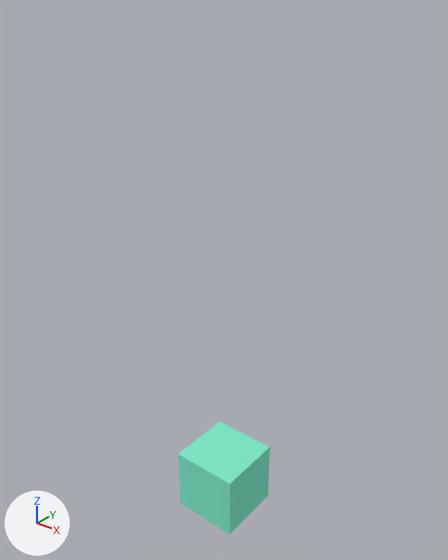
Two versions of the Blender file tmp/brick.blend, one commit apart.
Camera for both pictures: a camera (50 mm lens) standing at (1.78, -2.23, 3.03) and looking at (-0.04, 0.05, 1.62). Arrows for +X, +Y and +Z are at lower left; the lights stay in place. The same objects are shown in both versions, whatever each file hides.
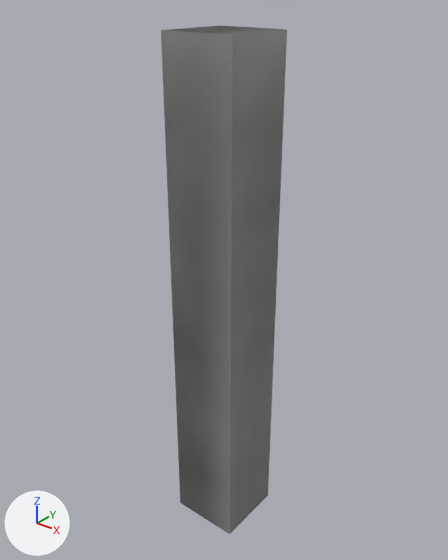
Location of each change, (x1, y1, x2, y2) in pixels of the pictures (448 x 560 px):
'Cube', recoloured, modifiers changed (green to grey, 37% wider, 346% taller)
    before: (178, 421, 270, 534)
    after: (161, 26, 287, 534)

Edits to the bpy script that builds the scene:
```text
Add mat_verde_ladrillo_001:
    mat_verde_ladrillo_001 = bpy.data.materials.new('verde_ladrillo.001')
    # nodes: BsdfDiffuse, BsdfTranslucent, MixShader, OutputMaterial, TexCoord, TexGradient, TexNoise
Change me_cube:
    where me_cube.from_pydata(...)  # 8 vertices, 6 faces; spans x -0.191..0.191, y -0.191..0.191, z 0.155..0.536
    remove me_cube.materials.append(mat_verde)  # green #82eac7
    add me_cube.materials.append(mat_verde_ladrillo_001)
Change ob_cube:
    where _m = ob_cube.modifiers.new('Array', 'ARRAY')
    _m.count: 1 -> 7
    where _m = ob_cube.modifiers.new('Array', 'ARRAY')
    add _m.use_merge_vertices = True
    add _m.use_merge_vertices_cap = True
    add _m.merge_threshold = 0.1
Add ob_empty:
    ob_empty = bpy.data.objects.new('Empty', None)
    ob_empty.location = (0.0, 0.0, 0.0)
```
